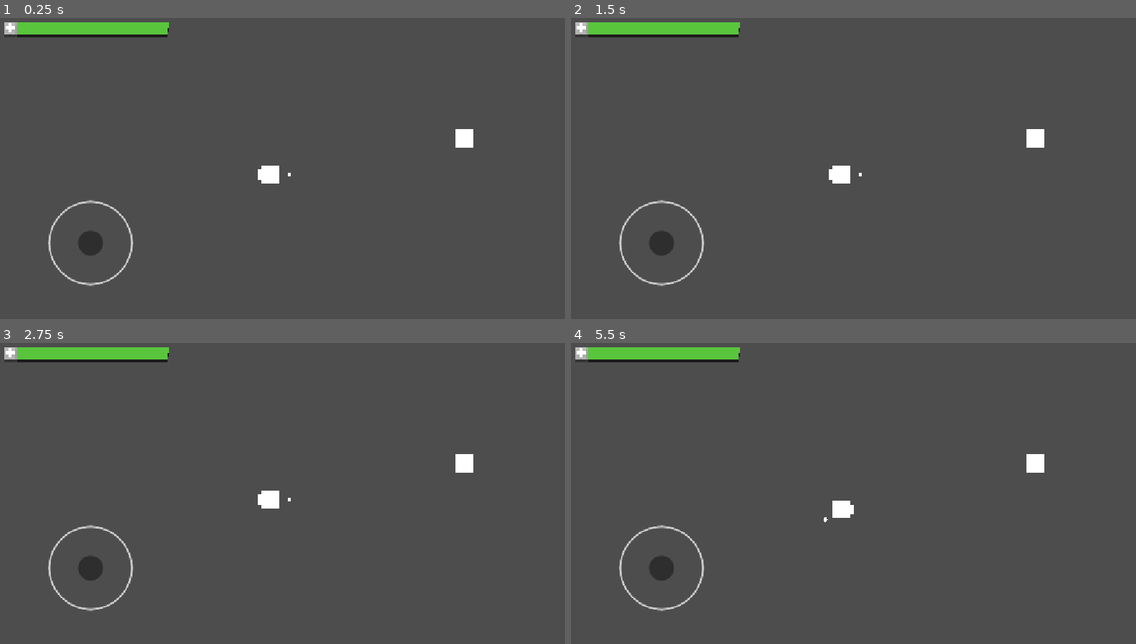
Above: before the commit, frames 1-4 (two rows, left to right).
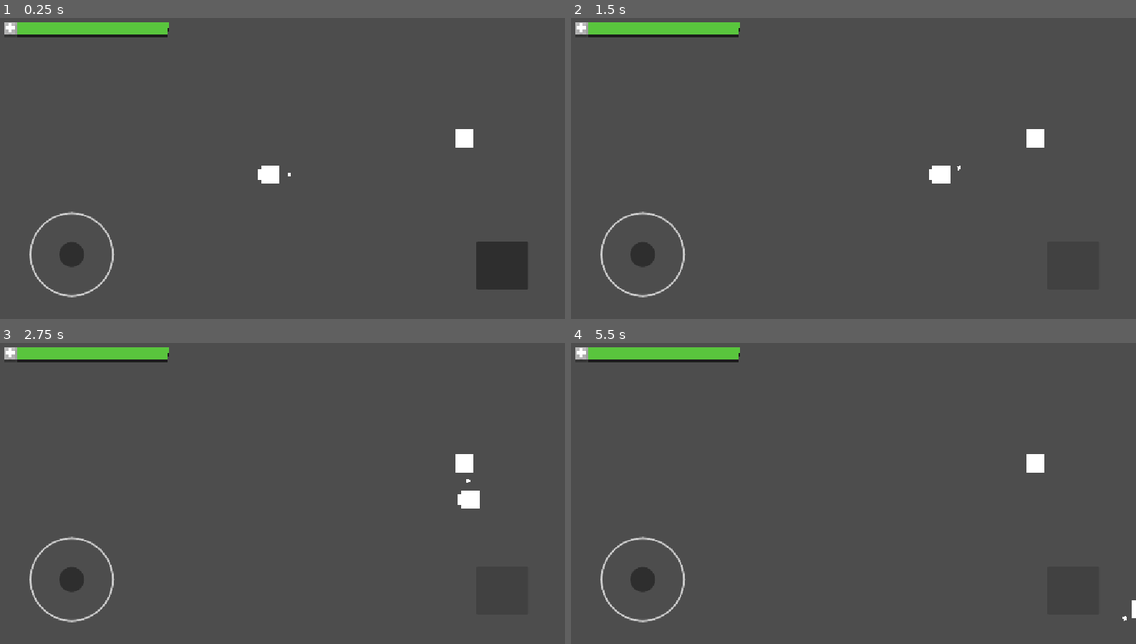
Above: after the commit, the same moments.

Repository: JPAF1017/Rogue-Recreation-Mobile
Game: Godot game, scene res://Levels/test_level.tscn
Same seed, same stepped clock (60 frames per second), same inputs: the game is played once before the commit and once after it.
Inputs (mouse positions are in pixels of both pictures, inside the frame that each line leads up to):
- Up to frame 1 (0.25 s): no input
- Up to frame 2 (1.5 s): click (1073, 264) at 0.52 s; click (1073, 264) at 1.27 s
- Up to frame 3 (2.75 s): click (502, 589) at 2.02 s
- Up to frame 4 (5.5 s): tap Enter at 2.75, 4.25 s; tap A (A) at 2.85, 5.3 s; tap D (D) at 3.05, 3.6 s; tap Space at 3.5, 5 s; tap S (S) at 3.8, 4.35 s; tap Shift (shift, bound only after the commit) at 4.55, 5.1 s

The runs differ from the first frame. In frame 1, 2.7% of the frame differs, in the area x 5-94%, y 60-93%; in frame 2, 1.6%; in frame 3, 1.6%; in frame 4, 1.5%.

Commit message:
added and connected dash component

Diff:
--- /dev/null
+++ b/Components/ControlLogic/dash_component.tscn
@@ -0,0 +1,6 @@
+[gd_scene format=3 uid="uid://bsmsf6ktjqhm5"]
+
+[ext_resource type="Script" uid="uid://cvvb2y4fcb35t" path="res://Components/Scripts/dash_component.gd" id="1_pdotq"]
+
+[node name="DashComponent" type="Node2D" unique_id=1308827431]
+script = ExtResource("1_pdotq")
--- /dev/null
+++ b/Components/Scripts/dash_component.gd
@@ -0,0 +1,237 @@
+class_name DashComponent
+extends Node2D
+
+## Emitted when a dash begins.
+signal dash_started(direction: Vector2)
+## Emitted when the dash impulse finishes (including extensions).
+signal dash_ended
+## Emitted when the cooldown finishes and the dash is ready again.
+signal cooldown_ended
+
+@export_group("Dependencies")
+@export var movement_component: MovementComponent
+@export var invulnerability_component: InvulnerabilityComponent
+@export var damage_receiver: DamageReceiverComponent
+
+@export_group("Dash Settings")
+@export var dash_speed: float = 900.0
+@export var dash_duration: float = 0.15
+@export var cooldown: float = 0.8
+@export var grant_invulnerability: bool = true
+
+@export_group("Player-Friendly Dash Extension")
+## Automatically extend the dash if it ends on an enemy damage dealer area or in contact with an enemy
+@export var enable_dash_extension: bool = true
+## Extra clearance margin (in pixels) past the enemy required before ending the extended dash
+@export var safety_clearance_margin: float = 16.0
+## Maximum extra time (in seconds) the dash can extend to clear enemies
+@export var max_extension_duration: float = 0.3
+## Speed during extension. If <= 0, uses the default dash_speed
+@export var extension_speed: float = -1.0
+
+@export_group("Collision Settings")
+## Physics layer index for enemies (1-indexed; Layer 3 is "enemy" in your project)
+@export_range(1, 32) var enemy_collision_layer: int = 3
+
+@export_group("Input & Controls")
+## Project input action name (set empty to disable input action listening)
+@export var dash_action: StringName = &"shift"
+## Assign a UI Button directly from the Inspector
+@export var dash_button: BaseButton:
+	set(value):
+		_disconnect_dash_button()
+		dash_button = value
+		_connect_dash_button()
+
+var _body: CharacterBody2D
+var _is_dashing: bool = false
+var _is_extending_dash: bool = false
+var _dash_timer: float = 0.0
+var _cooldown_timer: float = 0.0
+var _extension_timer: float = 0.0
+var _dash_direction: Vector2 = Vector2.RIGHT
+var _last_direction: Vector2 = Vector2.RIGHT
+var _original_mask_enabled: bool = true
+
+
+func _ready() -> void:
+	_body = get_parent() as CharacterBody2D
+	assert(_body != null, "DashComponent must be a child of a CharacterBody2D")
+
+	# Auto-wire DamageReceiverComponent if not set in Inspector
+	if not damage_receiver and _body:
+		damage_receiver = _body.get_node_or_null("DamageReceiverComponent")
+
+	_connect_dash_button()
+
+
+func _unhandled_input(event: InputEvent) -> void:
+	if not dash_action.is_empty() and event.is_action_pressed(dash_action):
+		start_dash()
+
+
+func _physics_process(delta: float) -> void:
+	# Track movement direction to use as dash direction
+	if movement_component and movement_component.move_direction != Vector2.ZERO:
+		_last_direction = movement_component.move_direction.normalized()
+
+	# Cooldown countdown
+	if _cooldown_timer > 0.0:
+		_cooldown_timer -= delta
+		if _cooldown_timer <= 0.0:
+			_cooldown_timer = 0.0
+			cooldown_ended.emit()
+
+	# 1. Standard active dash state
+	if _is_dashing:
+		_dash_timer -= delta
+		_body.velocity = _dash_direction * dash_speed
+		_body.move_and_slide()
+
+		if _dash_timer <= 0.0:
+			_is_dashing = false
+
+			# Check if player is still touching an enemy or inside a damage dealer
+			if enable_dash_extension and _is_in_danger_zone():
+				_is_extending_dash = true
+				_extension_timer = max_extension_duration
+			else:
+				_finish_dash()
+
+	# 2. Player-friendly extension state: glide through until fully clear of danger
+	elif _is_extending_dash:
+		_extension_timer -= delta
+		var speed: float = extension_speed if extension_speed > 0.0 else dash_speed
+		_body.velocity = _dash_direction * speed
+		_body.move_and_slide()
+
+		# Exit extension once clear of danger zone or when maximum extension timeout is reached
+		if not _is_in_danger_zone() or _extension_timer <= 0.0:
+			_is_extending_dash = false
+			_finish_dash()
+
+
+## Starts the dash. Optional custom_direction can override input direction.
+func start_dash(custom_direction: Vector2 = Vector2.ZERO) -> bool:
+	if not can_dash():
+		return false
+
+	# Determine dash direction
+	if custom_direction != Vector2.ZERO:
+		_dash_direction = custom_direction.normalized()
+	elif movement_component and movement_component.move_direction != Vector2.ZERO:
+		_dash_direction = movement_component.move_direction.normalized()
+	else:
+		_dash_direction = _last_direction
+
+	_is_dashing = true
+	_is_extending_dash = false
+	_dash_timer = dash_duration
+	_cooldown_timer = cooldown
+
+	# Disable collision mask on enemy layer so player can pass through
+	if _body:
+		_original_mask_enabled = _body.get_collision_mask_value(enemy_collision_layer)
+		_body.set_collision_mask_value(enemy_collision_layer, false)
+
+	# Pause normal movement component during dash
+	if movement_component:
+		movement_component.set_physics_process(false)
+
+	# Apply invulnerability for the entire dash
+	if grant_invulnerability and invulnerability_component:
+		invulnerability_component.add_invulnerability("dash")
+
+	dash_started.emit(_dash_direction)
+	return true
+
+
+func can_dash() -> bool:
+	return not _is_dashing and not _is_extending_dash and _cooldown_timer <= 0.0
+
+
+func get_cooldown_progress() -> float:
+	if cooldown <= 0.0:
+		return 1.0
+	return clampf(1.0 - (_cooldown_timer / cooldown), 0.0, 1.0)
+
+
+## Allows dynamically assigning a UI Button at runtime (e.g., from TouchControls)
+func assign_button(button: BaseButton) -> void:
+	self.dash_button = button
+
+
+func _finish_dash() -> void:
+	_is_dashing = false
+	_is_extending_dash = false
+	_dash_timer = 0.0
+
+	# Safely restore collision mask on the enemy layer
+	if _body and _original_mask_enabled:
+		_body.set_collision_mask_value(enemy_collision_layer, true)
+
+	# Remove dash invulnerability
+	if grant_invulnerability and invulnerability_component:
+		invulnerability_component.remove_invulnerability("dash")
+
+	# Restore normal movement
+	if movement_component:
+		movement_component.set_physics_process(true)
+
+	dash_ended.emit()
+
+
+## Returns true if player is inside an enemy DamageDealer area OR touching an enemy collider
+func _is_in_danger_zone() -> bool:
+	return _is_in_damage_dealer_area() or _is_touching_enemy_body()
+
+
+## Checks if player's DamageReceiverComponent is currently inside any enemy DamageDealer area
+func _is_in_damage_dealer_area() -> bool:
+	if damage_receiver and is_instance_valid(damage_receiver):
+		for area in damage_receiver.get_overlapping_areas():
+			if area is DamageDealerComponent:
+				return true
+			# Safety check if damage area belongs to an enemy node
+			if area.owner and area.owner != _body and area.owner.is_in_group("enemy"):
+				return true
+	return false
+
+
+## Checks if player's collision shape is touching or within safety_clearance_margin of an enemy
+func _is_touching_enemy_body() -> bool:
+	if not _body:
+		return false
+
+	var space_state := _body.get_world_2d().direct_space_state
+	var query := PhysicsShapeQueryParameters2D.new()
+	query.collision_mask = 1 << (enemy_collision_layer - 1)
+	query.collide_with_bodies = true
+	query.collide_with_areas = false
+	query.margin = safety_clearance_margin
+
+	for child in _body.get_children():
+		if child is CollisionShape2D and not child.disabled and child.shape:
+			query.shape = child.shape
+			query.transform = child.global_transform
+			var hits := space_state.intersect_shape(query, 1)
+			if not hits.is_empty():
+				return true
+
+	return false
+
+
+func _connect_dash_button() -> void:
+	if dash_button and is_instance_valid(dash_button):
+		if not dash_button.pressed.is_connected(_on_button_pressed):
+			dash_button.pressed.connect(_on_button_pressed)
+
+
+func _disconnect_dash_button() -> void:
+	if dash_button and is_instance_valid(dash_button):
+		if dash_button.pressed.is_connected(_on_button_pressed):
+			dash_button.pressed.disconnect(_on_button_pressed)
+
+
+func _on_button_pressed() -> void:
+	start_dash()
--- a/Entities/player.tscn
+++ b/Entities/player.tscn
@@ -1,6 +1,6 @@
 [gd_scene format=3 uid="uid://cx4dfjr385k11"]
 
-[ext_resource type="PackedScene" uid="uid://dtjq3ylhcj3k" path="res://Components/GameLogic/movement_component.tscn" id="1_gb1tc"]
+[ext_resource type="PackedScene" uid="uid://dtjq3ylhcj3k" path="res://Components/ControlLogic/movement_component.tscn" id="1_gb1tc"]
 [ext_resource type="Script" uid="uid://cmhspgkccwy38" path="res://Entities/Scripts/player.gd" id="1_xd3k7"]
 [ext_resource type="Texture2D" uid="uid://ce0x3xgcvgte" path="res://Assets/square.png" id="2_xd3k7"]
 [ext_resource type="PackedScene" uid="uid://c6j5ljav0a66" path="res://Components/GameLogic/target_detector_component.tscn" id="4_taegk"]
@@ -11,6 +11,7 @@
 [ext_resource type="PackedScene" uid="uid://r8xx3puhl6mc" path="res://Components/GameLogic/knockback_component.tscn" id="9_ua6mu"]
 [ext_resource type="PackedScene" uid="uid://0ngbb8t8atu5" path="res://Components/GameLogic/invulnerability_component.tscn" id="10_xakct"]
 [ext_resource type="PackedScene" uid="uid://cxk45fwo12ag5" path="res://Components/GameLogic/armor_component.tscn" id="11_k47j4"]
+[ext_resource type="PackedScene" uid="uid://bsmsf6ktjqhm5" path="res://Components/ControlLogic/dash_component.tscn" id="12_k47j4"]
 
 [sub_resource type="RectangleShape2D" id="RectangleShape2D_1a03h"]
 size = Vector2(36, 36)
@@ -83,3 +84,10 @@
 [node name="InvulnerabilityComponent" parent="." unique_id=1389038216 instance=ExtResource("10_xakct")]
 
 [node name="ArmorComponent" parent="." unique_id=1164395859 instance=ExtResource("11_k47j4")]
+
+[node name="DashComponent" parent="." unique_id=1308827431 node_paths=PackedStringArray("movement_component", "invulnerability_component", "damage_receiver") instance=ExtResource("12_k47j4")]
+movement_component = NodePath("../MovementComponent")
+invulnerability_component = NodePath("../InvulnerabilityComponent")
+damage_receiver = NodePath("../DamageReceiverComponent")
+dash_speed = 800.0
+dash_duration = 0.1
--- a/UI/Scripts/touch_controls.gd
+++ b/UI/Scripts/touch_controls.gd
@@ -1,9 +1,16 @@
 extends Control
 
 @onready var health_bar: HealthBarComponent = $CanvasLayer/PlayerHealthBar
-
+@onready var dash_button: Button = $DashButton
 
 func _ready() -> void:
 	var player = get_tree().get_first_node_in_group("player")
-	if player and player.health_component:
+	if not player:
+		return
+
+	if player.health_component:
 		health_bar.setup(player.health_component)
+
+	var dash_component: DashComponent = player.get_node_or_null("DashComponent")
+	if dash_component:
+		dash_component.assign_button(dash_button)
--- a/UI/touch_controls.tscn
+++ b/UI/touch_controls.tscn
@@ -14,15 +14,22 @@
 
 [node name="VirtualJoystick" type="VirtualJoystick" parent="." unique_id=433246422]
 layout_mode = 0
-offset_left = 178.0
-offset_top = 451.0
-offset_right = 218.0
-offset_bottom = 491.0
+offset_left = 140.0
+offset_top = 474.0
+offset_right = 180.0
+offset_bottom = 514.0
 joystick_size = 170.0
 action_left = &"A"
 action_right = &"D"
 action_up = &"W"
 action_down = &"S"
+
+[node name="DashButton" type="Button" parent="." unique_id=510469825]
+layout_mode = 0
+offset_left = 974.0
+offset_top = 468.0
+offset_right = 1078.0
+offset_bottom = 565.0
 
 [node name="CanvasLayer" type="CanvasLayer" parent="." unique_id=1661106396]
 
--- a/project.godot
+++ b/project.godot
@@ -42,6 +42,11 @@
 "events": [Object(InputEventKey,"resource_local_to_scene":false,"resource_name":"","device":-1,"window_id":0,"alt_press …(192 unchanged characters)…
 ]
 }
+shift={
+"deadzone": 0.2,
+"events": [Object(InputEventKey,"resource_local_to_scene":false,"resource_name":"","device":-1,"window_id":0,"alt_pressed":false,"shift_pressed":false,"ctrl_pressed":false,"meta_pressed":false,"pressed":false,"keycode":0,"physical_keycode":4194325,"key_label":0,"unicode":0,"location":0,"echo":false,"script":null)
+]
+}
 
 [input_devices]
 
Renamed: Components/GameLogic/movement_component.tscn -> Components/ControlLogic/movement_component.tscn
Not shown, added: Components/Scripts/dash_component.gd.uid
Not shown, changed: README.md
